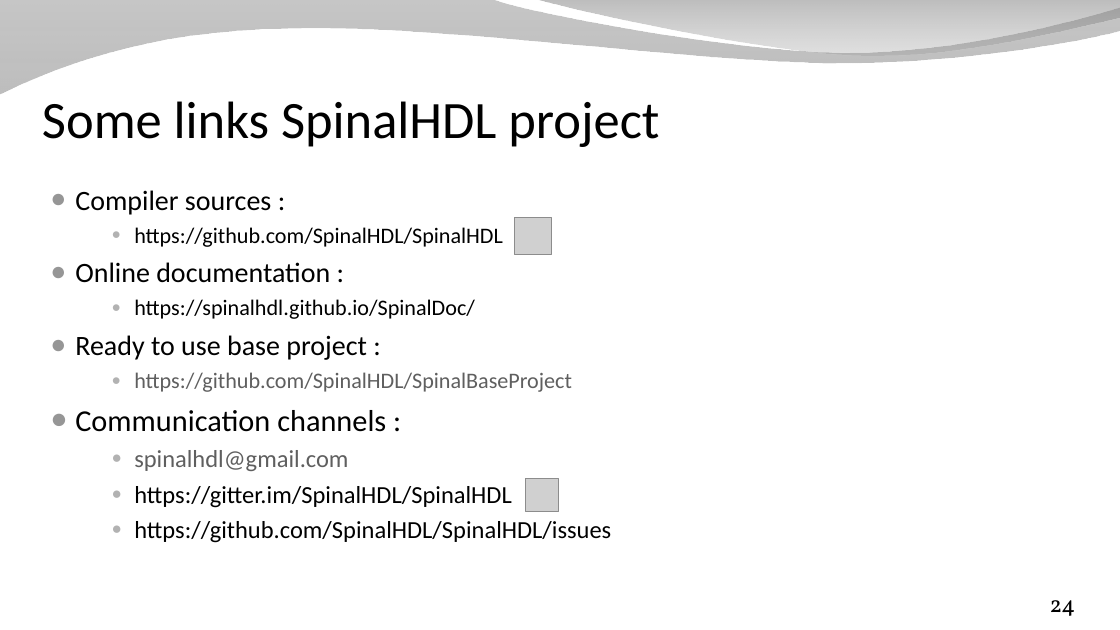
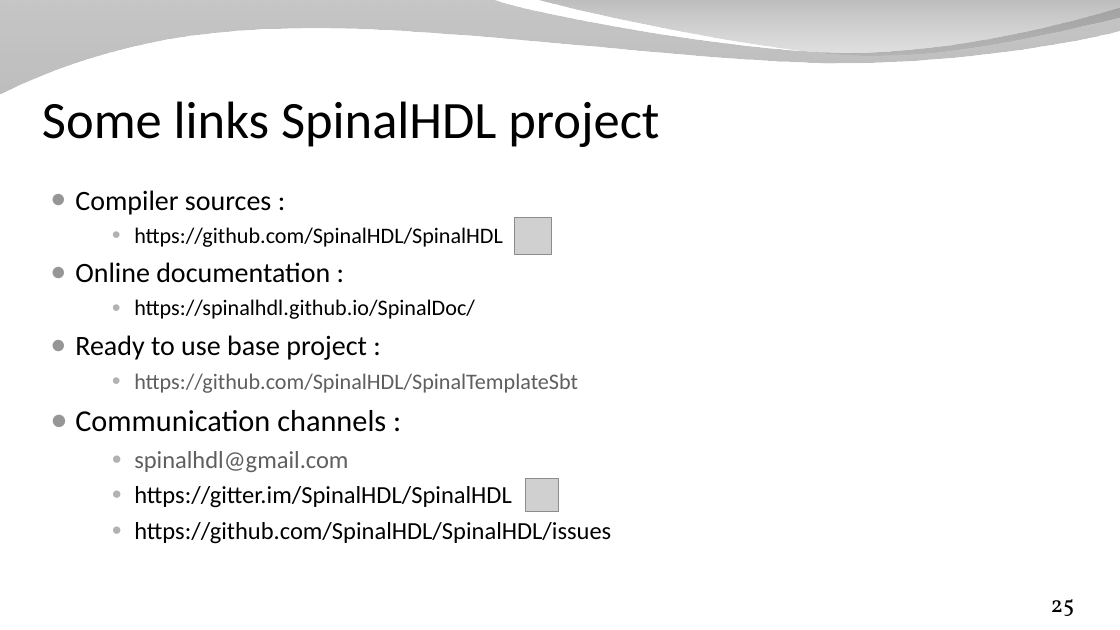
Before and after one commit to SpinalHDL/SpinalDoc, a slide deck: slide 25 of presentation/en/workshop/taste.odp (slide 24 before the commit). Drawn at 1120x630 pixels with LibreOffice and Linux fonts; fonts in the diff are those of the drawing; grey boxes stand for pictures; background and template pictures are left out. Boxes give left, top, right and bottom in pixels: in the first picture for what was removed or moved away, otherwise in the second. Text is boxed around its words. In the diff, an @@ line names an element or a change of style, - is before the commit and + after.

```diff
--- a/presentation/en/workshop/taste.odp
+++ b/presentation/en/workshop/taste.odp
@@ text at (134,373,578,393): text changed @@
-    ● https://github.com/SpinalHDL/SpinalBaseProject
+    ● https://github.com/SpinalHDL/SpinalTemplateSbt
@@ page number at (1051,599,1075,616): text changed @@
-24
+25
```
Also in this commit, not shown: 3 other slides changed, 1 slide added, 2 other files.
